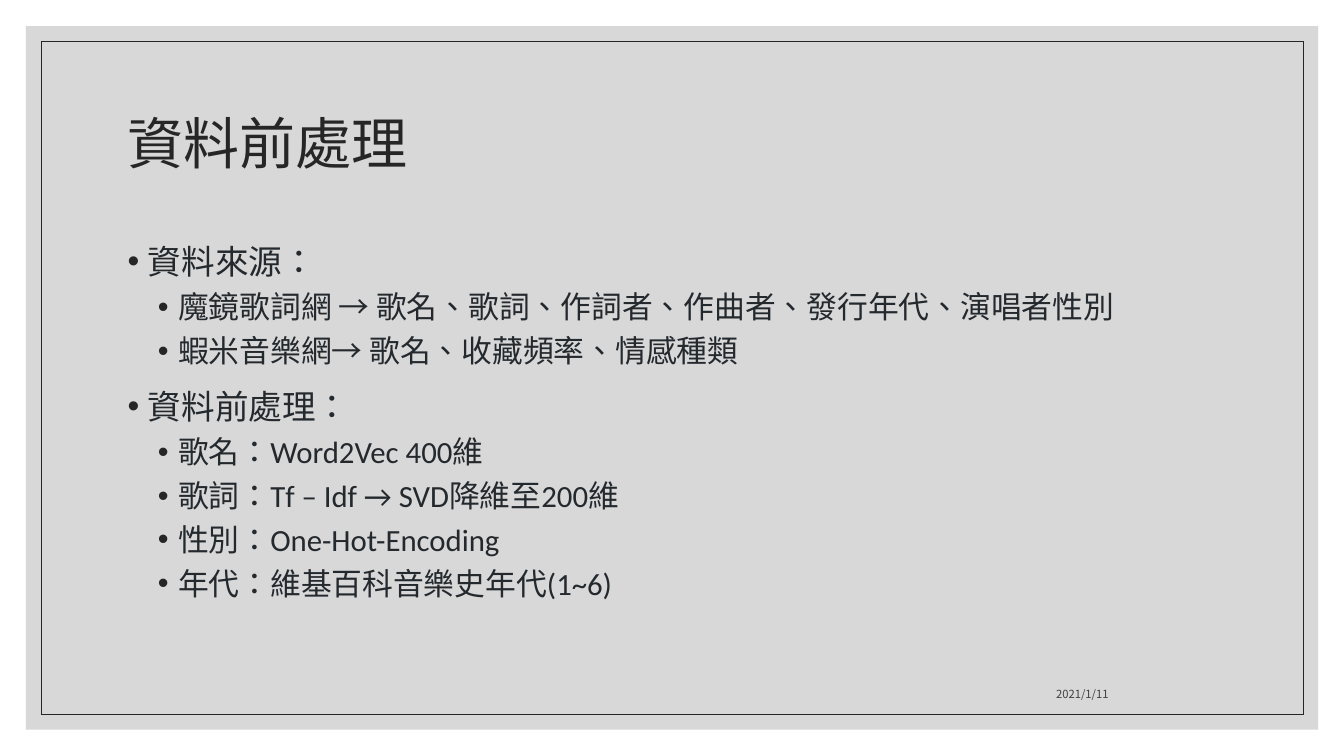
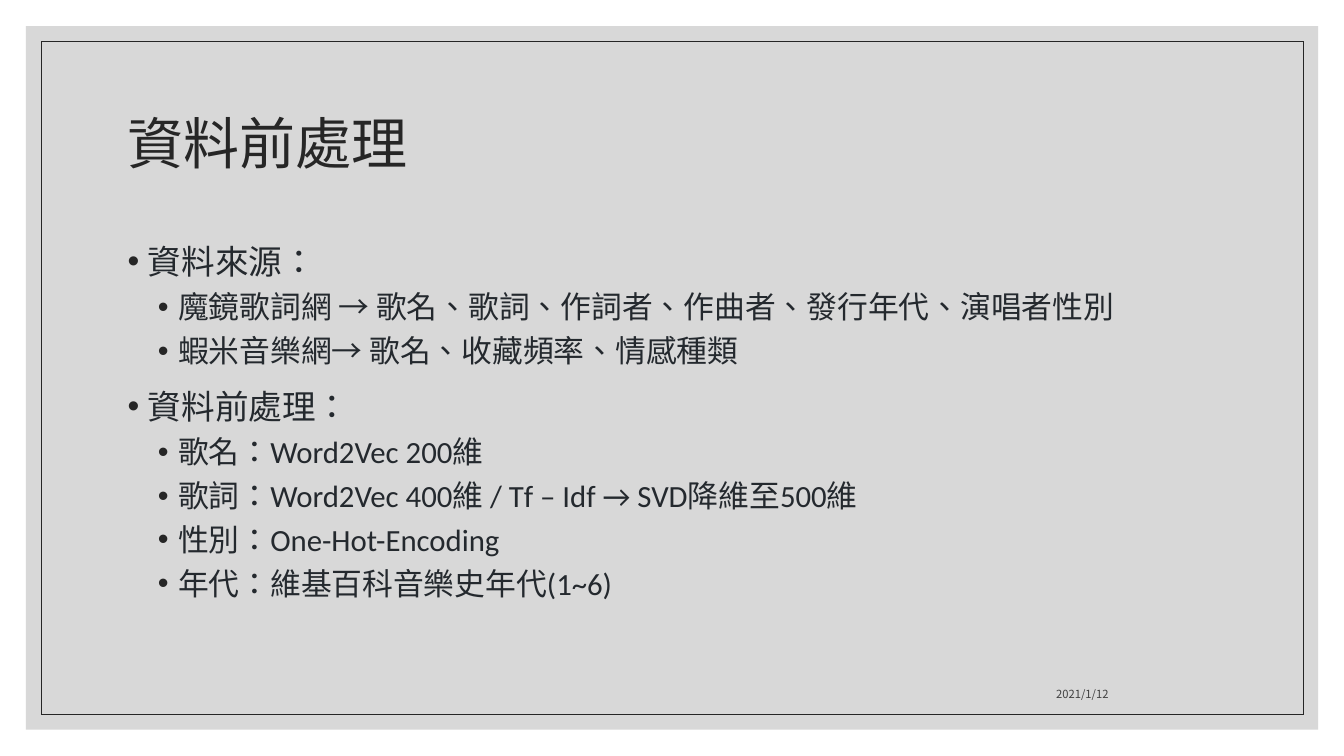
Before and after one commit to 1091-datascience/finalproject-group10, a slide deck: slide 3 of docs/Data Science Final .pptx. Drawn at 1344x756 pixels with LibreOffice and Linux fonts; fonts in the diff are those of the drawing. Boxes give left, top, right and bottom in pixels: in the first picture for what was removed or moved away, otherwise in the second. Text is boxed around its words. In the diff, an @@ line names an element or a change of style, - is before the commit and + after.

Commit message:
PPT UPDATE

```diff
--- a/docs/Data Science Final .pptx
+++ b/docs/Data Science Final .pptx
@@ text at [178, 437, 857, 510]: text changed @@
-  • 歌名：Word2Vec 400維
-  • 歌詞：Tf – Idf → SVD降維至200維
+  • 歌名：Word2Vec 200維
+  • 歌詞：Word2Vec 400維 / Tf – Idf → SVD降維至500維
@@ text at [1056, 689, 1108, 700]: text changed @@
-2021/1/11
+2021/1/12
```
Also in this commit, not shown: 6 other slides changed.
